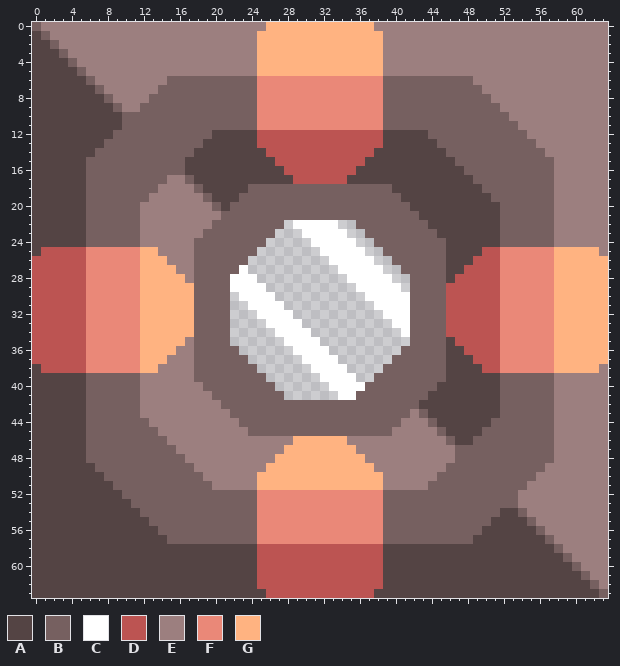
A pixel-art sprite gets an edit: sprites/blocks/production/Bronze-Solidifier.png. The picture above is the old version.
The file is 64x64 pixels.
Palette (. is transparent): A #544444  B #766060  C #ffffff  D #bc5452  E #9c7f7f  F #ea8878  G #ffb381
Pixels before, first column x 0:
 0 BEEEEEEEEEEEEEEEEEEEEEEEEEGGGGGGGGGGGGEEEEEEEEEEEEEEEEEEEEEEEEEE
 1 ABEEEEEEEEEEEEEEEEEEEEEEEGGGGGGGGGGGGGGEEEEEEEEEEEEEEEEEEEEEEEEE
 2 AABEEEEEEEEEEEEEEEEEEEEEEGGGGGGGGGGGGGGEEEEEEEEEEEEEEEEEEEEEEEEE
 3 AAABEEEEEEEEEEEEEEEEEEEEEGGGGGGGGGGGGGGEEEEEEEEEEEEEEEEEEEEEEEEE
 4 AAAABEEEEEEEEEEEEEEEEEEEEGGGGGGGGGGGGGGEEEEEEEEEEEEEEEEEEEEEEEEE
 5 AAAAABEEEEEEEEEEEEEEEEEEEGGGGGGGGGGGGGGEEEEEEEEEEEEEEEEEEEEEEEEE
 6 AAAAAABEEEEEEEEBBBBBBBBBBFFFFFFFFFFFFFFBBBBBBBBBBEEEEEEEEEEEEEEE
 7 AAAAAAABEEEEEEBBBBBBBBBBBFFFFFFFFFFFFFFBBBBBBBBBBBEEEEEEEEEEEEEE
 8 AAAAAAAABEEEEBBBBBBBBBBBBFFFFFFFFFFFFFFBBBBBBBBBBBBEEEEEEEEEEEEE
 9 AAAAAAAAABEEBBBBBBBBBBBBBFFFFFFFFFFFFFFBBBBBBBBBBBBBEEEEEEEEEEEE
10 AAAAAAAAAABBBBBBBBBBBBBBBFFFFFFFFFFFFFFBBBBBBBBBBBBBBEEEEEEEEEEE
11 AAAAAAAAAABBBBBBBBBBBBBBBFFFFFFFFFFFFFFBBBBBBBBBBBBBBBEEEEEEEEEE
12 AAAAAAAAABBBBBBBBBBBAAAAADDDDDDDDDDDDDDAAAAABBBBBBBBBBBEEEEEEEEE
13 AAAAAAAABBBBBBBBBBBAAAAAADDDDDDDDDDDDDDAAAAAABBBBBBBBBBBEEEEEEEE
14 AAAAAAABBBBBBBBBBBAAAAAAAADDDDDDDDDDDDAAAAAAAABBBBBBBBBBBEEEEEEE
15 AAAAAABBBBBBBBBBBAAAAAAAAAADDDDDDDDDDAAAAAAAAAABBBBBBBBBBBEEEEEE
16 AAAAAABBBBBBBBBBBAAAAAAAAAAADDDDDDDDAAAAAAAAAAAABBBBBBBBBBEEEEEE
17 AAAAAABBBBBBBBBEEBAAAAAAAAAAADDDDDDAAAAAAAAAAAAAABBBBBBBBBEEEEEE
18 AAAAAABBBBBBBBEEEEBAAAAABBBBBBBBBBBBBBBBAAAAAAAAAABBBBBBBBEEEEEE
19 AAAAAABBBBBBBEEEEEEBAAABBBBBBBBBBBBBBBBBBAAAAAAAAAABBBBBBBEEEEEE
20 AAAAAABBBBBBEEEEEEEEBABBBBBBBBBBBBBBBBBBBBAAAAAAAAAABBBBBBEEEEEE
21 AAAAAABBBBBBEEEEEEEEEBBBBBBBBBBBBBBBBBBBBBBAAAAAAAAABBBBBBEEEEEE
22 AAAAAABBBBBBEEEEEEEEBBBBBBBB.CCCCC..BBBBBBBBAAAAAAAABBBBBBEEEEEE
23 AAAAAABBBBBBEEEEEEEBBBBBBBB...CCCCC..BBBBBBBBAAAAAAABBBBBBEEEEEE
24 AAAAAABBBBBBEEEEEEBBBBBBBB.....CCCCC..BBBBBBBBAAAAAABBBBBBEEEEEE
25 ADDDDDFFFFFFGGEEEEBBBBBBB.......CCCCC..BBBBBBBAAAADDFFFFFFGGGGGE
26 DDDDDDFFFFFFGGGEEEBBBBBB.........CCCCC..BBBBBBAAADDDFFFFFFGGGGGG
27 DDDDDDFFFFFFGGGGEEBBBBBC..........CCCCC..BBBBBAADDDDFFFFFFGGGGGG
28 DDDDDDFFFFFFGGGGGEBBBBCCC..........CCCCC..BBBBADDDDDFFFFFFGGGGGG
29 DDDDDDFFFFFFGGGGGGBBBBCCCC..........CCCCC.BBBBDDDDDDFFFFFFGGGGGG
30 DDDDDDFFFFFFGGGGGGBBBB.CCCC..........CCCCCBBBBDDDDDDFFFFFFGGGGGG
31 DDDDDDFFFFFFGGGGGGBBBB..CCCC..........CCCCBBBBDDDDDDFFFFFFGGGGGG
32 DDDDDDFFFFFFGGGGGGBBBB...CCCC..........CCCBBBBDDDDDDFFFFFFGGGGGG
33 DDDDDDFFFFFFGGGGGGBBBB....CCCC..........CCBBBBDDDDDDFFFFFFGGGGGG
34 DDDDDDFFFFFFGGGGGGBBBB.....CCCC..........CBBBBDDDDDDFFFFFFGGGGGG
35 DDDDDDFFFFFFGGGGGEBBBB......CCCC..........BBBBADDDDDFFFFFFGGGGGG
36 DDDDDDFFFFFFGGGGEEBBBBB......CCCC........BBBBBAADDDDFFFFFFGGGGGG
37 DDDDDDFFFFFFGGGEEEBBBBBB......CCCC......BBBBBBAAADDDFFFFFFGGGGGG
38 ADDDDDFFFFFFGGEEEEBBBBBBB......CCCC....BBBBBBBAAAADDFFFFFFGGGGGE
39 AAAAAABBBBBBEEEEEEBBBBBBBB......CCCC..BBBBBBBBAAAAAABBBBBBEEEEEE
40 AAAAAABBBBBBEEEEEEEBBBBBBBB......CCCCBBBBBBBBAAAAAAABBBBBBEEEEEE
41 AAAAAABBBBBBEEEEEEEEBBBBBBBB......CCBBBBBBBBAAAAAAAABBBBBBEEEEEE
42 AAAAAABBBBBBEEEEEEEEEBBBBBBBBBBBBBBBBBBBBBBAAAAAAAAABBBBBBEEEEEE
43 AAAAAABBBBBBEEEEEEEEEEBBBBBBBBBBBBBBBBBBBBEBAAAAAAAABBBBBBEEEEEE
44 AAAAAABBBBBBBEEEEEEEEEEBBBBBBBBBBBBBBBBBBEEEBAAAAAABBBBBBBEEEEEE
45 AAAAAABBBBBBBBEEEEEEEEEEBBBBBBBBBBBBBBBBEEEEEBAAAABBBBBBBBEEEEEE
46 AAAAAABBBBBBBBBEEEEEEEEEEEEEEGGGGGGEEEEEEEEEEEBAABBBBBBBBBEEEEEE
47 AAAAAABBBBBBBBBBEEEEEEEEEEEEGGGGGGGGEEEEEEEEEEEBBBBBBBBBBBEEEEEE
48 AAAAAABBBBBBBBBBBEEEEEEEEEEGGGGGGGGGGEEEEEEEEEEBBBBBBBBBBBEEEEEE
49 AAAAAAABBBBBBBBBBBEEEEEEEEGGGGGGGGGGGGEEEEEEEEBBBBBBBBBBBEEEEEEE
50 AAAAAAAABBBBBBBBBBBEEEEEEGGGGGGGGGGGGGGEEEEEEBBBBBBBBBBBEEEEEEEE
51 AAAAAAAAABBBBBBBBBBBEEEEEGGGGGGGGGGGGGGEEEEEBBBBBBBBBBBEEEEEEEEE
52 AAAAAAAAAABBBBBBBBBBBBBBBFFFFFFFFFFFFFFBBBBBBBBBBBBBBBEEEEEEEEEE
53 AAAAAAAAAAABBBBBBBBBBBBBBFFFFFFFFFFFFFFBBBBBBBBBBBBBBBEEEEEEEEEE
54 AAAAAAAAAAAABBBBBBBBBBBBBFFFFFFFFFFFFFFBBBBBBBBBBBBBAABEEEEEEEEE
55 AAAAAAAAAAAAABBBBBBBBBBBBFFFFFFFFFFFFFFBBBBBBBBBBBBAAAABEEEEEEEE
56 AAAAAAAAAAAAAABBBBBBBBBBBFFFFFFFFFFFFFFBBBBBBBBBBBAAAAAABEEEEEEE
57 AAAAAAAAAAAAAAABBBBBBBBBBFFFFFFFFFFFFFFBBBBBBBBBBAAAAAAAABEEEEEE
58 AAAAAAAAAAAAAAAAAAAAAAAAADDDDDDDDDDDDDDAAAAAAAAAAAAAAAAAAABEEEEE
59 AAAAAAAAAAAAAAAAAAAAAAAAADDDDDDDDDDDDDDAAAAAAAAAAAAAAAAAAAABEEEE
60 AAAAAAAAAAAAAAAAAAAAAAAAADDDDDDDDDDDDDDAAAAAAAAAAAAAAAAAAAAABEEE
61 AAAAAAAAAAAAAAAAAAAAAAAAADDDDDDDDDDDDDDAAAAAAAAAAAAAAAAAAAAAABEE
62 AAAAAAAAAAAAAAAAAAAAAAAAADDDDDDDDDDDDDDAAAAAAAAAAAAAAAAAAAAAAABE
63 AAAAAAAAAAAAAAAAAAAAAAAAAADDDDDDDDDDDDAAAAAAAAAAAAAAAAAAAAAAAAAB
After the commit:
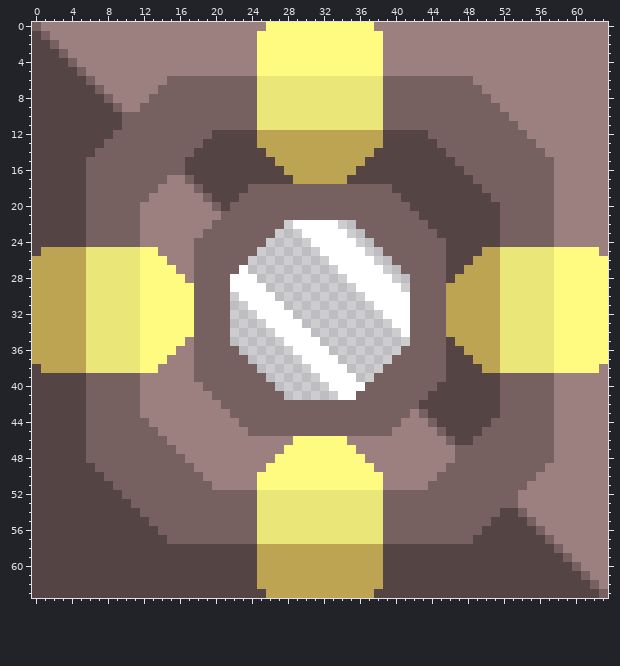
Change:
Colour D changes from #bc5452 to #bca452.
Colour F changes from #ea8878 to #eae678.
Colour G changes from #ffb381 to #fffb81.
Boxes around the changes in both pictures, in picture pixels (x1, y1, x2, y2):
changed: (257, 22, 383, 184)
changed: (32, 247, 194, 373)
changed: (446, 247, 608, 373)
changed: (257, 436, 383, 598)
